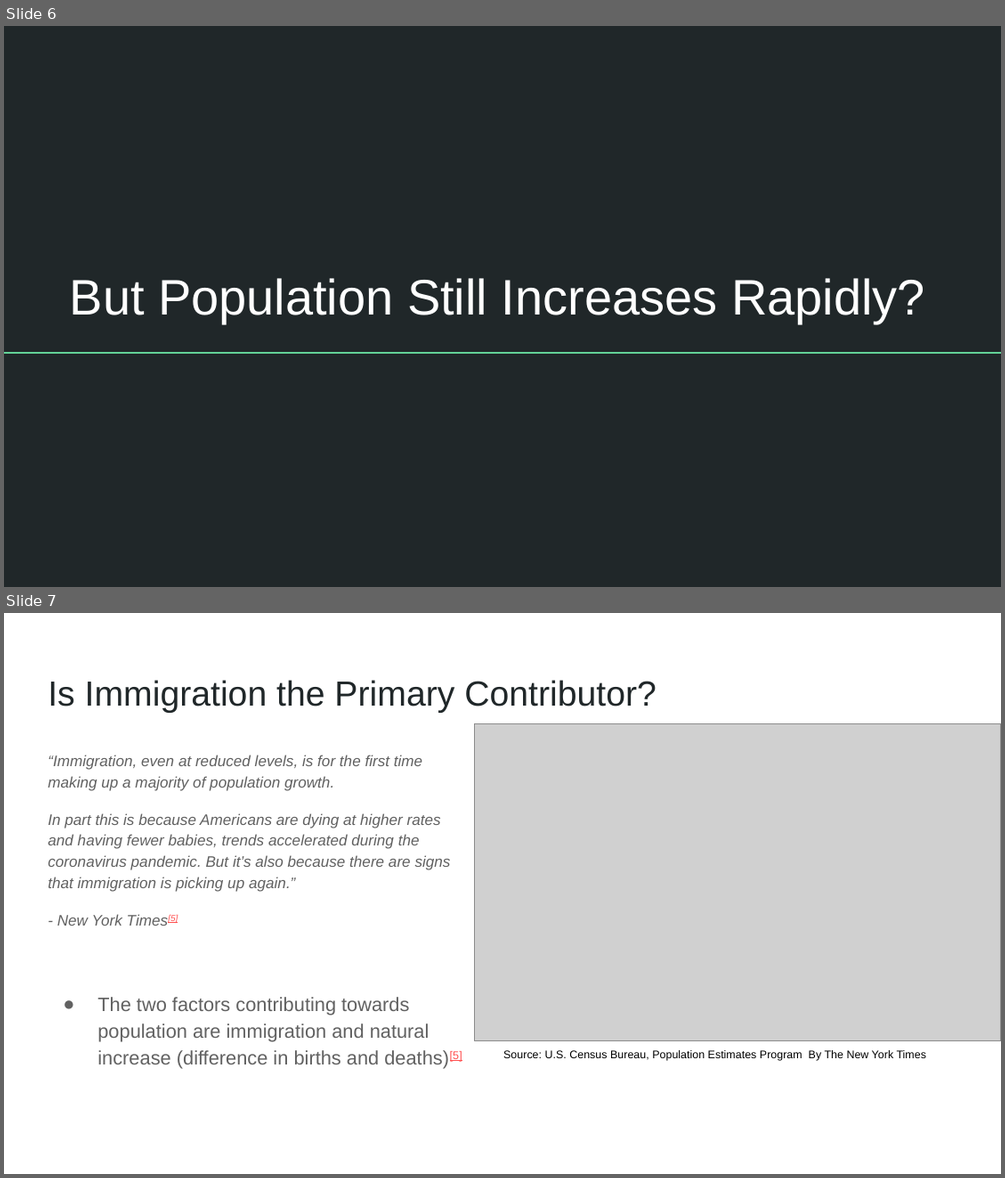
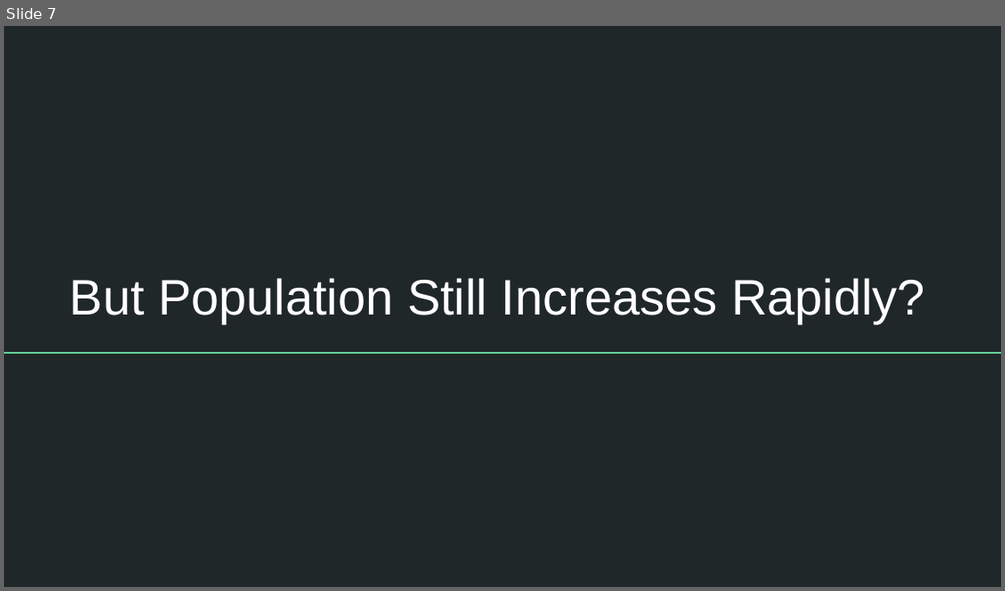
Before and after one commit to chloelinli/image-classification, a slide deck: projects/us_birth_rate_trends_20221006/presentation/primary_population_contributor.pptx. Shown one above the other, each under a label of ours: slides 6 and 7 before the commit, slide 7 after it. The pictures are 1005x1178 and 1005x591 pixels, drawn with LibreOffice and Linux fonts; fonts in the diff are those of the drawing; grey boxes stand for pictures. Boxes give left, top, right and bottom in pixels: in the first picture for what was removed or moved away, otherwise in the second. Text is boxed around its words. In the diff, an @@ line names an element or a change of style, - is before the commit and + after.

```diff
--- a/projects/us_birth_rate_trends_20221006/presentation/primary_population_contributor.pptx
+++ b/projects/us_birth_rate_trends_20221006/presentation/primary_population_contributor.pptx
@@ slide 7 removed at box(4, 613, 1001, 1174), background #FFFFFF @@
@@ title removed at box(48, 680, 656, 713) @@
-Is Immigration the Primary Contributor?
@@ picture removed at box(475, 723, 1001, 1039) @@
@@ text removed at box(48, 755, 462, 1069) @@
-“Immigration, even at reduced levels, is for the first time making up a majority of population growth.
-In part this is because Americans are dying at higher rates and having fewer babies, trends accelerated during the coronavirus pandemic. But it’s also because there are signs that immigration is picking up again.”
-- New York Times[5]
-● The two factors contributing towards population are immigration and natural increase (difference in births and deaths)[5]
@@ text removed at box(503, 1050, 926, 1061) @@
-Source: U.S. Census Bureau, Population Estimates Program By The New York Times
@@ what was slide 6 is now slide 7 @@
```
Also in this commit, not shown: 4 slides changed, 2 slides added, 1 other file.
